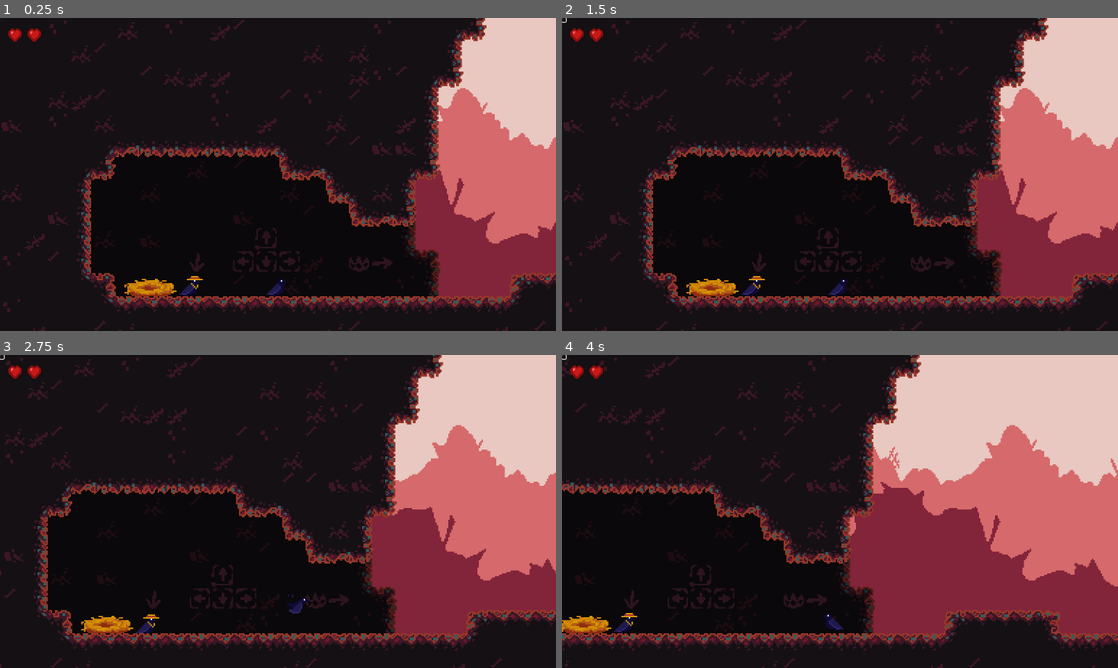
Above: before the commit, frames 1-4 (two rows, left to right).
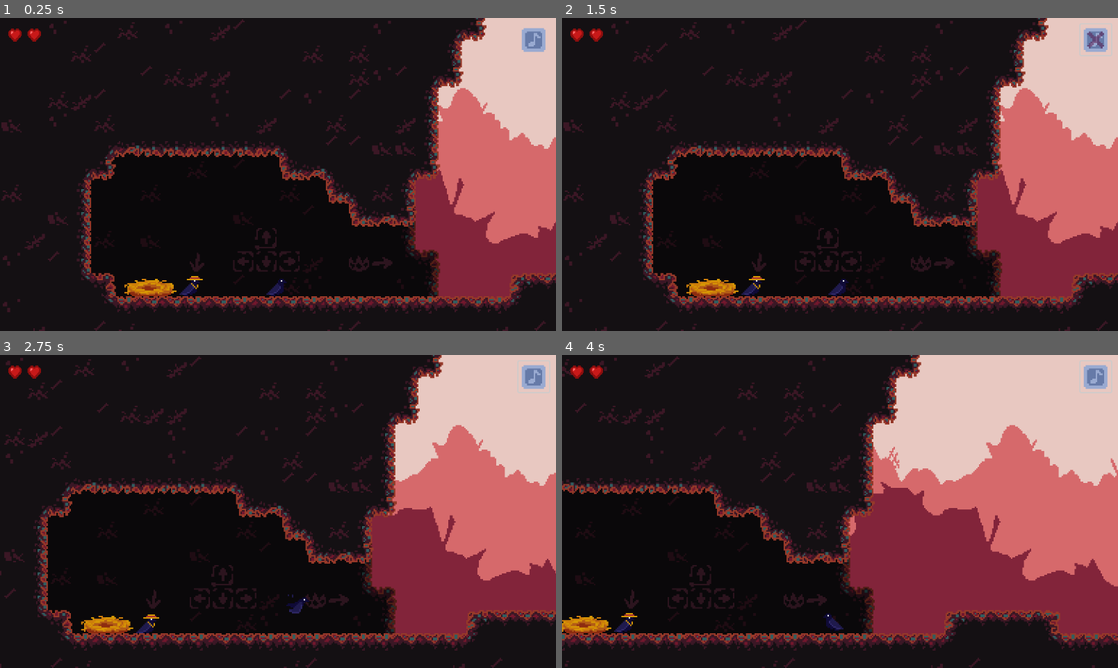
Above: after the commit, the same moments.

Repository: emmadilemma320/ludum_dare_
Game: Godot game, scene res://scenes/game.tscn
The game is run twice, just before and just after one commit, with the same random seed, the same clock (stepped at 60 frames per second) and the same inputs. Sound files missing from this copy of the repository are replaced by a short silence.
Inputs (mouse positions are in pixels of both pictures, inside the frame that each line leads up to):
- Up to frame 1 (0.25 s): no input
- Up to frame 2 (1.5 s): click (562, 21) at 0.52 s; click (1095, 39) at 1.27 s
- Up to frame 3 (2.75 s): tap Enter at 2 s; hold Right (right) from 2.03 s (still down); hold Down (dive) from 2.03 s (still down); tap Up (flap) at 2.27, 2.57 s
- Up to frame 4 (4 s): release Down (dive) at 2.78 s; tap C (interact) at 2.85 s; tap Up (flap) at 3.02, 3.32 s; release Right (right) at 3.53 s; hold Left (left) from 3.53 s (still down); hold Down (dive) from 3.53 s (still down)

The runs differ from the first frame. In frame 1, 0.3% of the frame differs, in the area x 93-99%, y 3-11%; in frame 2, 0.4%, in the area x 0-99%, y 0-13%; in frame 3, 0.4%; in frame 4, 0.4%.

Commit message:
music toggle

Diff:
--- a/scenes/game.tscn
+++ b/scenes/game.tscn
@@ -1,7 +1,8 @@
-[gd_scene load_steps=32 format=4 uid="uid://d2ojxhddjdhi5"]
+[gd_scene load_steps=35 format=4 uid="uid://d2ojxhddjdhi5"]
 
 [ext_resource type="Script" uid="uid://bt6g2jcj87nq3" path="res://scripts/game.gd" id="1_gee14"]
 [ext_resource type="PackedScene" uid="uid://t8uj4rip1u3i" path="res://scenes/player.tscn" id="1_yqjtg"]
+[ext_resource type="Texture2D" uid="uid://cn6txrcwl3nwr" path="res://assets/music.png" id="2_5newe"]
 [ext_resource type="PackedScene" uid="uid://c34tfkbvcpa58" path="res://scenes/crow_enemy.tscn" id="2_lnu2h"]
 [ext_resource type="Texture2D" uid="uid://dlv360g3alycw" path="res://assets/tutorial.png" id="5_ir15t"]
 [ext_resource type="Texture2D" uid="uid://cosqjvsgeu261" path="res://assets/tutorial2.png" id="6_ca42v"]
@@ -20,6 +21,14 @@
 [ext_resource type="AudioStream" uid="uid://c6nmi3yteafdm" path="res://assets/01 game-game_0.ogg" id="14_trtic"]
 [ext_resource type="Resource" uid="uid://debbpc3ncgox" path="res://items/necklaces/silver_necklace.tres" id="18_ssvqc"]
 [ext_resource type="PackedScene" uid="uid://cf352qlmfufw1" path="res://scenes/you_win_layer.tscn" id="20_1kice"]
+
+[sub_resource type="AtlasTexture" id="AtlasTexture_37s47"]
+atlas = ExtResource("2_5newe")
+region = Rect2(0, 0, 16, 0)
+
+[sub_resource type="AtlasTexture" id="AtlasTexture_bt5mj"]
+atlas = ExtResource("2_5newe")
+region = Rect2(16, 0, 16, 0)
 
 [sub_resource type="TileSetAtlasSource" id="TileSetAtlasSource_u5sy4"]
 texture = ExtResource("6_u5sy4")
@@ -368,6 +377,8 @@
 
 [node name="Game" type="Node2D"]
 script = ExtResource("1_gee14")
+music_on_texture = SubResource("AtlasTexture_37s47")
+music_off_texture = SubResource("AtlasTexture_bt5mj")
 
 [node name="Player" parent="." instance=ExtResource("1_yqjtg")]
 position = Vector2(-272, 58)
@@ -621,15 +632,22 @@
 item = ExtResource("18_ssvqc")
 
 [node name="YouWin" type="CanvasLayer" parent="."]
+visible = false
 
 [node name="YouWinLayer" parent="YouWin" instance=ExtResource("20_1kice")]
 
 [node name="CanvasLayer" type="CanvasLayer" parent="."]
 
-[node name="Button" type="Button" parent="CanvasLayer"]
-offset_right = 8.0
-offset_bottom = 8.0
+[node name="MusicToggle" type="Button" parent="CanvasLayer"]
+offset_left = 1074.0
+offset_top = 13.0
+offset_right = 1138.0
+offset_bottom = 77.0
+flat = true
+icon_alignment = 1
+expand_icon = true
 
 [connection signal="body_entered" from="HomeBase" to="." method="_on_home_base_body_entered"]
 [connection signal="body_exited" from="HomeBase" to="." method="_on_home_base_body_exited"]
 [connection signal="finished" from="Music" to="." method="_on_music_finished"]
+[connection signal="pressed" from="CanvasLayer/MusicToggle" to="." method="_on_music_toggle_pressed"]
--- /dev/null
+++ b/scenes/music_toggle.gd
@@ -0,0 +1 @@
+extends Button
--- a/scripts/game.gd
+++ b/scripts/game.gd
@@ -1,13 +1,21 @@
 class_name Game extends Node2D
 @onready var spawn_pos: Node2D = $SpawnPos
+@onready var music_toggle: Button = $CanvasLayer/MusicToggle
 
 @onready var heal: AudioStreamPlayer = $Heal
 @onready var music: AudioStreamPlayer = $Music
+
+@export var music_on_texture: Texture2D
+@export var music_off_texture: Texture2D
+
+var music_on: bool = true
 
 func _ready() -> void:
 	Global.spawn_pos = spawn_pos
 	Global.start_pos = $StartPos.position.x
 	Global.end_pos = $EndPos.position.x
+
+	music_toggle.icon = music_on_texture
 
 func _process(delta: float) -> void:
 	if Global.player_dead:
@@ -28,3 +36,13 @@
 
 func _on_music_finished() -> void:
 	music.pitch_scale = randf_range(0.9, 1.1)
+
+func _on_music_toggle_pressed() -> void:
+	music_on = !music_on
+
+	if(!music_on):
+		music.stop()
+		music_toggle.icon = music_off_texture
+	else:
+		music.play(0)
+		music_toggle.icon = music_on_texture
Binary file added: assets/music.png
Not shown, added: assets/music.png.import
Not shown, added: scenes/music_toggle.gd.uid
